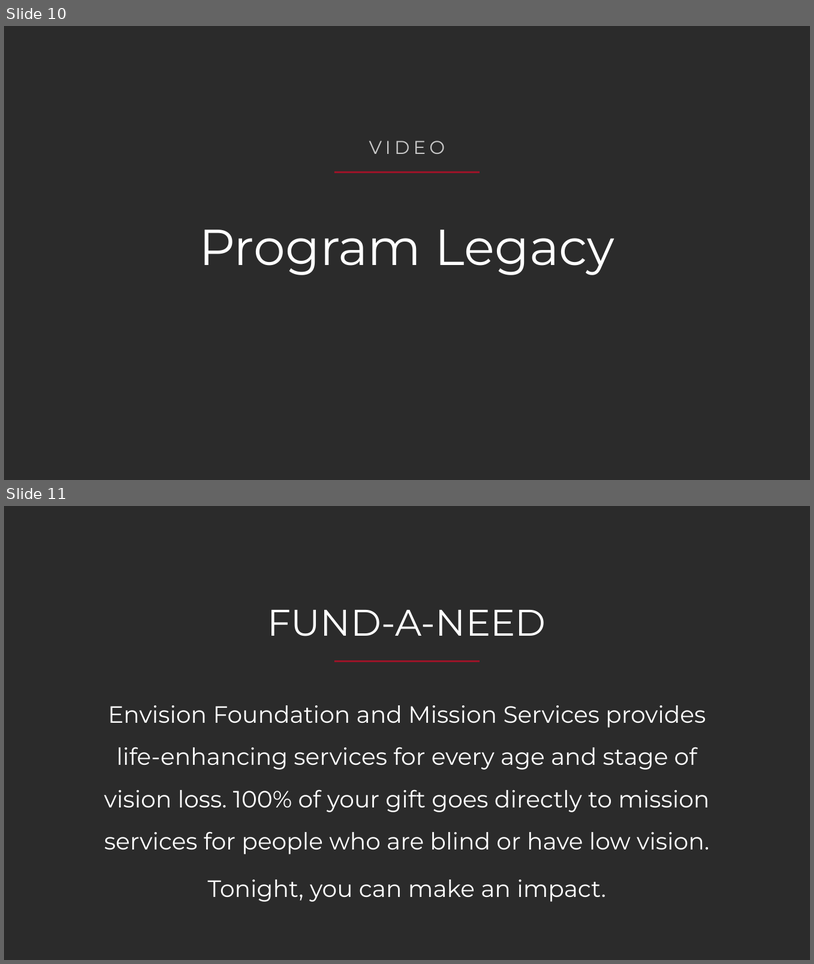
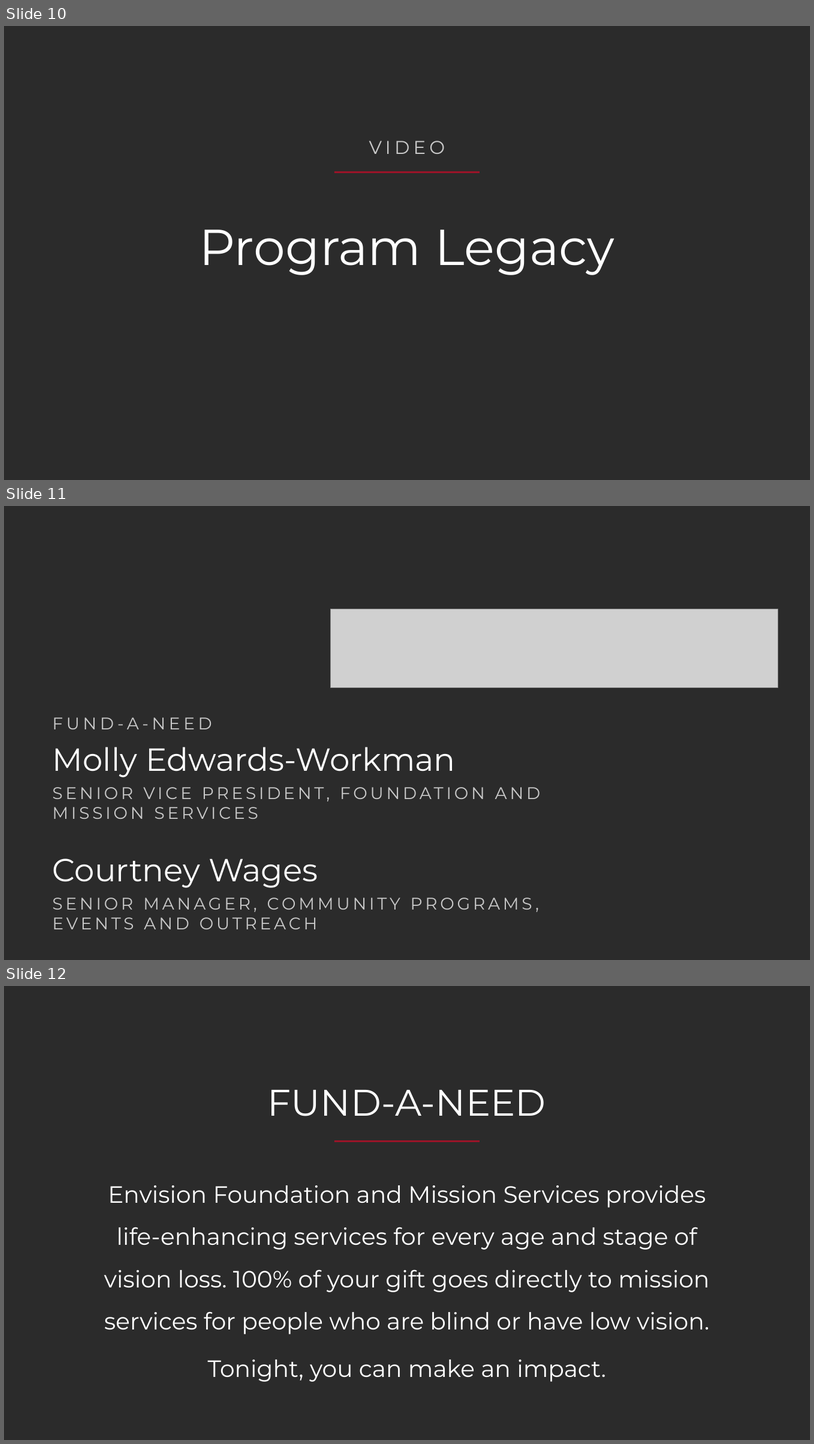
Before and after one commit to LauraRestum/gala_asset_dashboard, a slide deck: assets/2026-gala-program-presentation.pptx. Shown one above the other, each under a label of ours: slides 10 and 11 before the commit, slides 10, 11 and 12 after it. The pictures are 814x964 and 814x1444 pixels, drawn with LibreOffice and Linux fonts; fonts in the diff are those of the drawing; grey boxes stand for pictures; background and template pictures are left out; a plain dark background stands for a picture behind light text. Boxes give left, top, right and bottom in pixels: in the first picture for what was removed or moved away, otherwise in the second. Text is boxed around its words. In the diff, an @@ line names an element or a change of style, - is before the commit and + after.

```diff
--- a/assets/2026-gala-program-presentation.pptx
+++ b/assets/2026-gala-program-presentation.pptx
@@ slide 11 added at [4,506,810,960], background picture (left out) @@
@@ picture added at [330,609,779,687] @@
@@ text added at [53,717,212,729], 20 pt, text #C9C9C9 @@
+FUND-A-NEED
@@ text added at [53,747,541,929], 20 pt, text #C9C9C9 @@
+Molly Edwards-Workman
+SENIOR VICE PRESIDENT, FOUNDATION AND MISSION SERVICES
+Courtney Wages
+SENIOR MANAGER, COMMUNITY PROGRAMS, EVENTS AND OUTREACH
@@ what was slide 11 is now slide 12 @@
```
Also in this commit, not shown: 6 slides changed, 4 other slides added, 2 slides removed, 34 other files.
